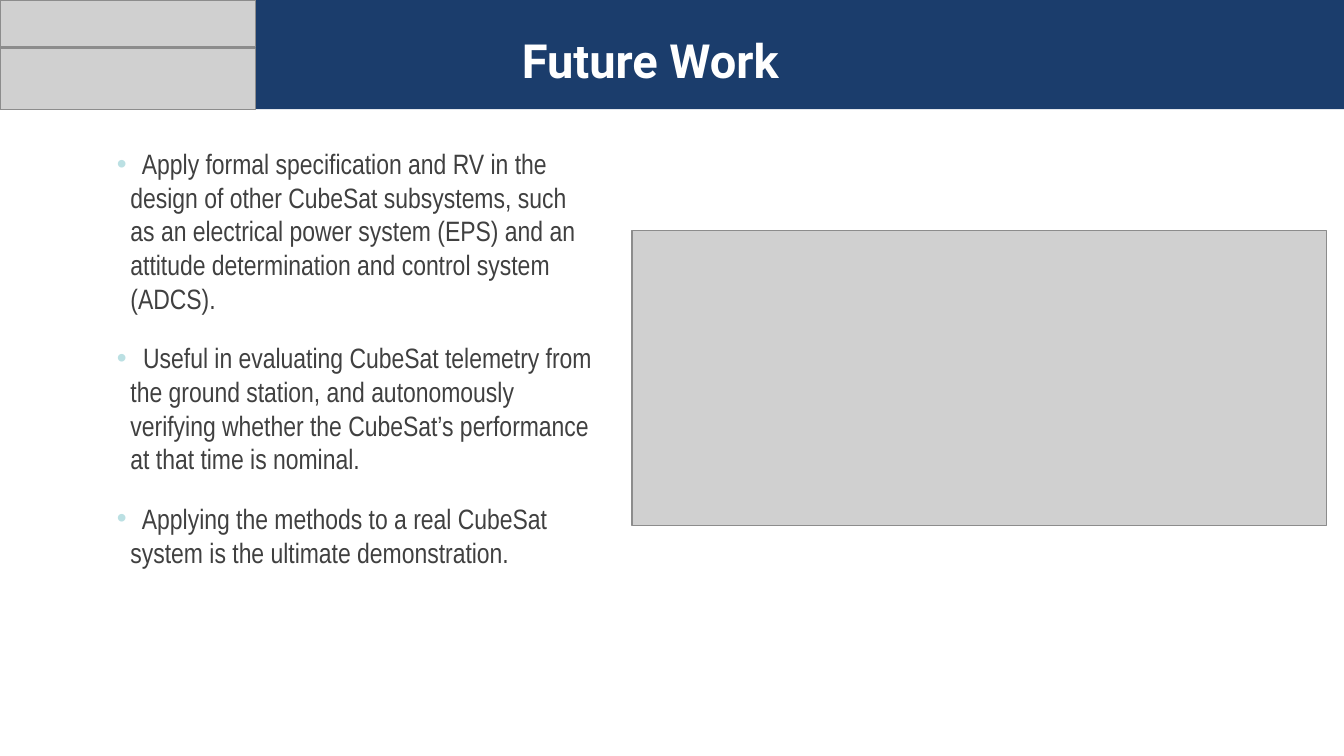
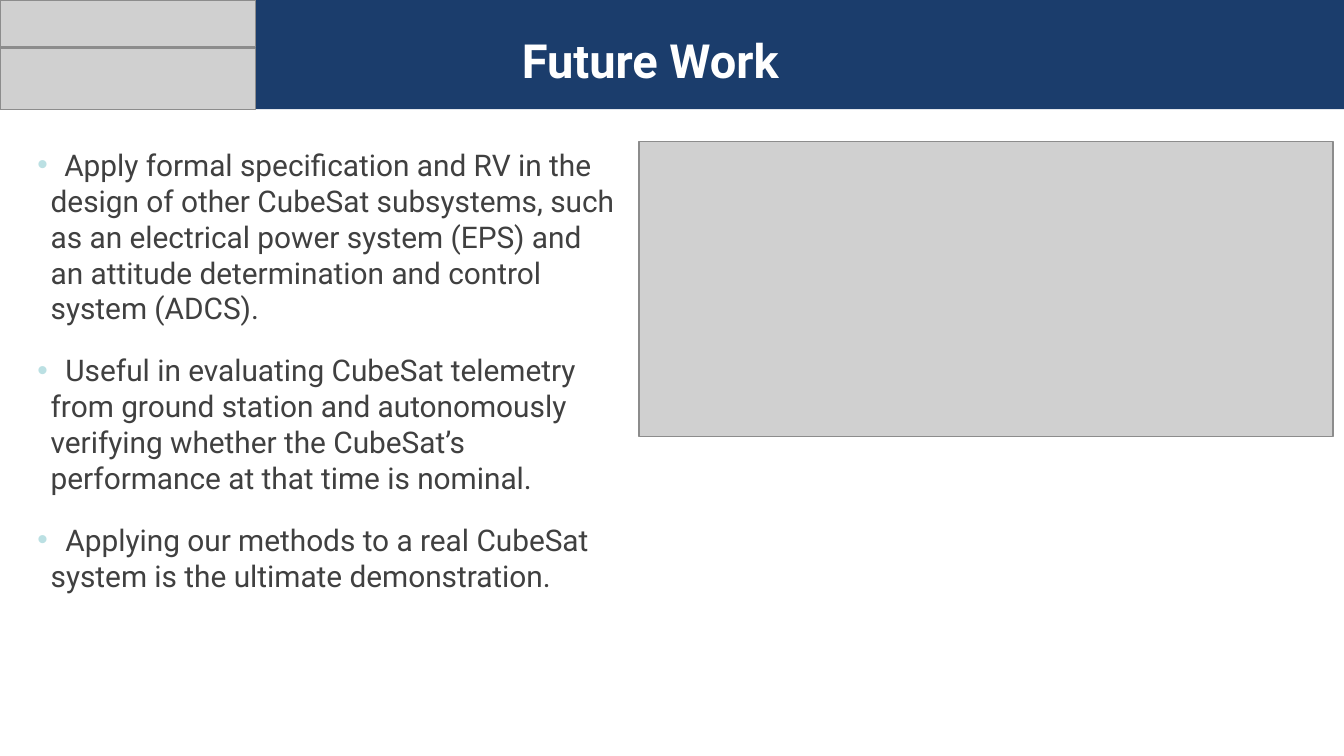
Before and after one commit to daylee/Satellite_Telemetry, a slide deck: slide 13 of Presentations/AIAASciTech.Luppen.pptx (slide 14 before the commit). Drawn at 1344x756 pixels with LibreOffice and Linux fonts; fonts in the diff are those of the drawing; grey boxes stand for pictures; background and template pictures are left out. Boxes give left, top, right and bottom in pixels: in the first picture for what was removed or moved away, otherwise in the second. Text is boxed around its words. In the diff, an @@ line names an element or a change of style, - is before the commit and + after.

Commit message:
Adjusted font on future work slide

```diff
--- a/Presentations/AIAASciTech.Luppen.pptx
+++ b/Presentations/AIAASciTech.Luppen.pptx
@@ text "Apply formal specification and RV ...": place and size @@
-text "Apply formal specification and RV ..." at box(130, 153, 592, 568)
+text "Apply formal specification and RV ..." at box(51, 153, 614, 594)
@@ picture: place and size @@
-picture at box(632, 231, 1327, 526)
+picture at box(638, 142, 1333, 437)
@@ text at box(51, 153, 614, 326): size 15 to 16 pt, font Arial Narrow to Roboto in "Apply formal specification and RV in the ..." @@
@@ text at box(51, 358, 589, 594): text changed; size 15 to 16 pt; font Arial Narrow to Roboto @@
-• Useful in evaluating CubeSat telemetry from the ground station, and autonomously verifying whether the CubeSat’s performance at that time is nominal.
-• Applying the methods to a real CubeSat system is the ultimate demonstration.
+• Useful in evaluating CubeSat telemetry from ground station and autonomously verifying whether the CubeSat’s performance at that time is nominal.
+• Applying our methods to a real CubeSat system is the ultimate demonstration.
```
Also in this commit, not shown: 7 other slides changed.
